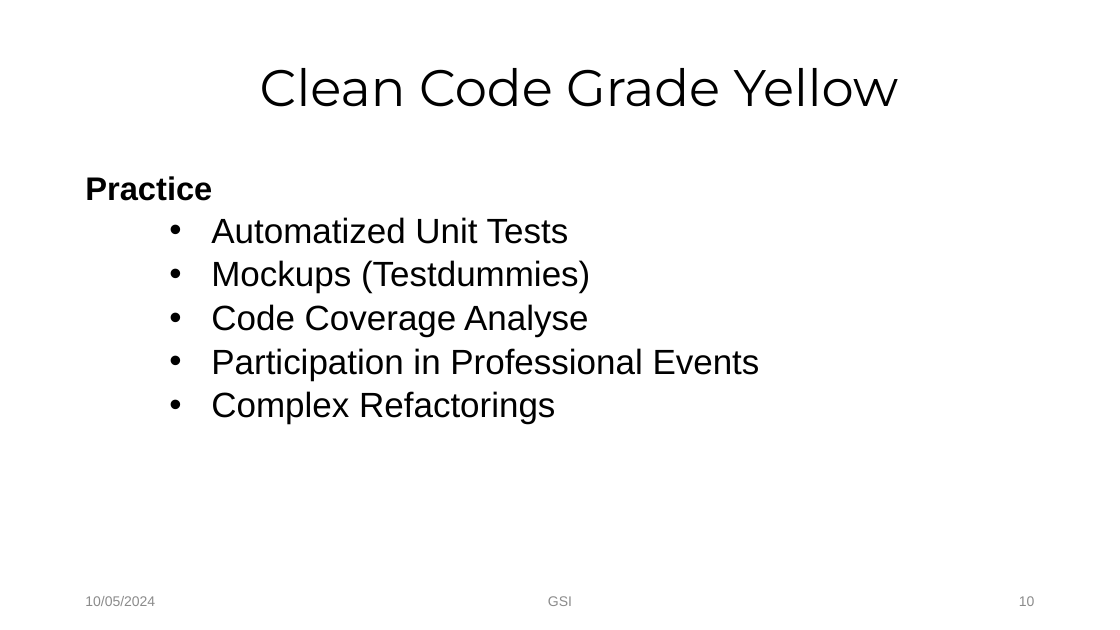
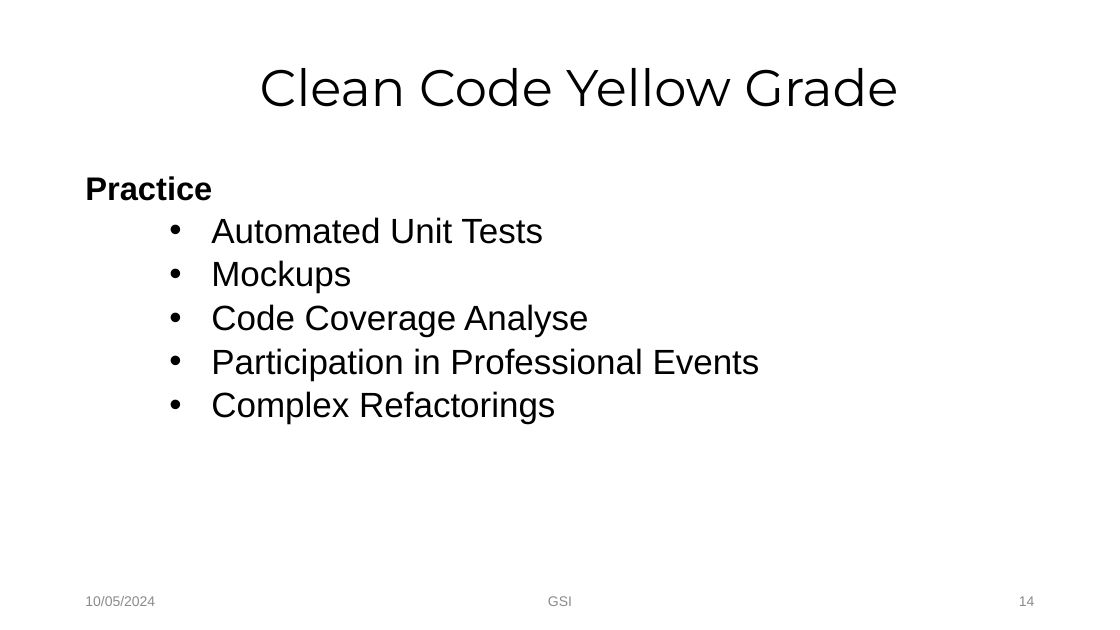
Before and after one commit to Tuyen92/my_bag, a slide deck: slide 14 of yellow.pptx (slide 10 before the commit). Drawn at 1120x630 pixels with LibreOffice and Linux fonts; fonts in the diff are those of the drawing; background and template pictures are left out. Boxes give left, top, right and bottom in pixels: in the first picture for what was removed or moved away, otherwise in the second. Text is boxed around its words. In the diff, an @@ line names an element or a change of style, - is before the commit and + after.

Commit message:
pp yellow

```diff
--- a/yellow.pptx
+++ b/yellow.pptx
@@ title at [260, 68, 898, 107]: text changed @@
-Clean Code Grade Yellow
+Clean Code Yellow Grade
@@ text at [211, 217, 543, 293]: text changed @@
-    • Automatized Unit Tests
-    • Mockups (Testdummies)
+    • Automated Unit Tests
+    • Mockups
@@ page number at [1019, 596, 1035, 606]: text changed @@
-10
+14
```
Also in this commit, not shown: 12 other slides changed, 4 slides added.
